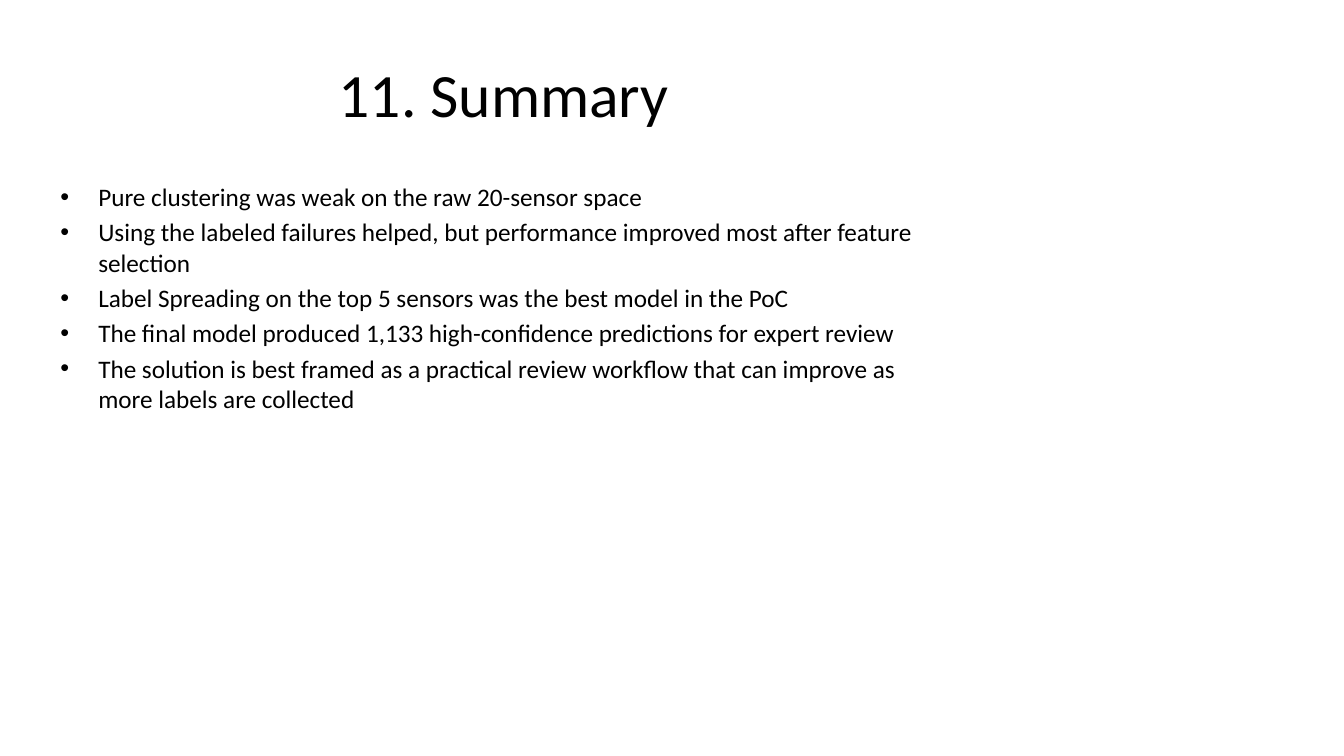
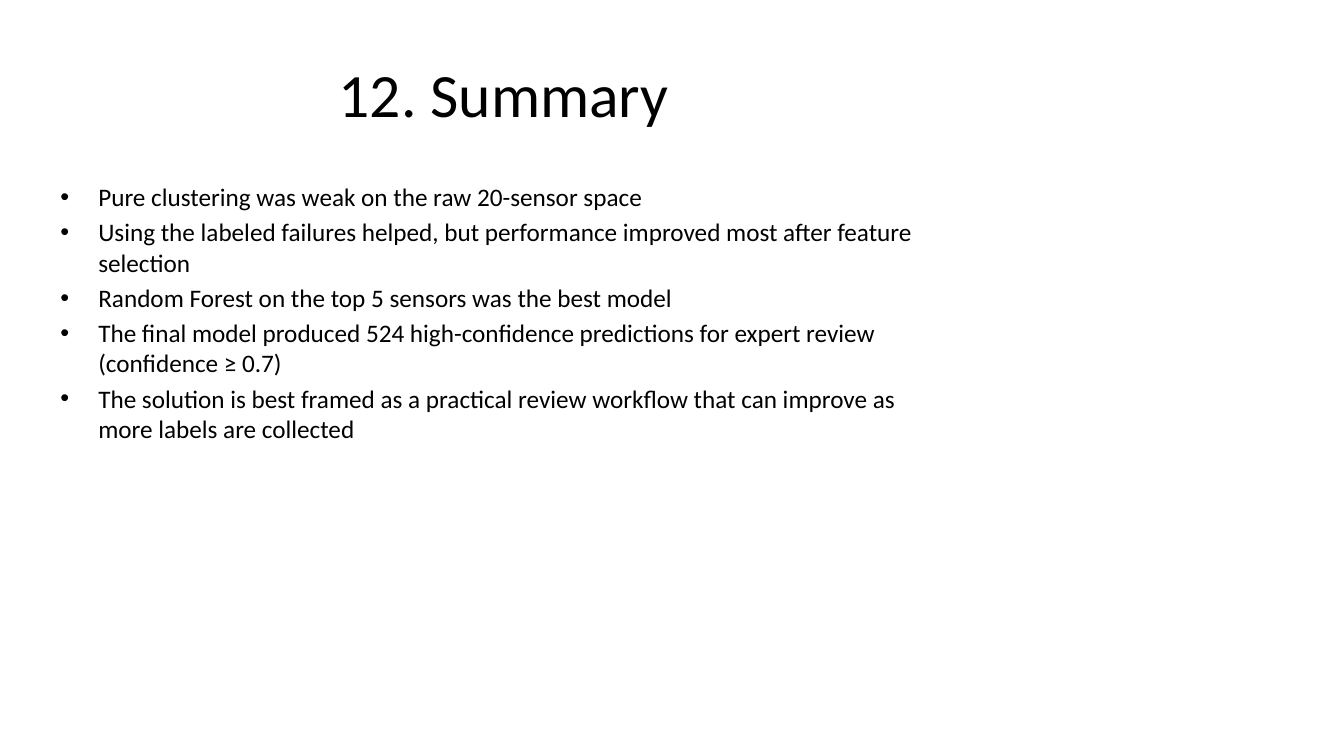
Before and after one commit to hadareal/sensor-failure-clustering, a slide deck: slide 13 of presentation/ML6_machine_failure_presentation_final.pptx (slide 12 before the commit). Drawn at 1344x756 pixels with LibreOffice and Linux fonts; fonts in the diff are those of the drawing. Boxes give left, top, right and bottom in pixels: in the first picture for what was removed or moved away, otherwise in the second. Text is boxed around its words. In the diff, an @@ line names an element or a change of style, - is before the commit and + after.

Commit message:
Add supervised baselines and select Random Forest

```diff
--- a/presentation/ML6_machine_failure_presentation_final.pptx
+++ b/presentation/ML6_machine_failure_presentation_final.pptx
@@ title at box(339, 77, 668, 127): text changed @@
-11. Summary
+12. Summary
@@ text at box(98, 289, 874, 376): text changed @@
-• Label Spreading on the top 5 sensors was the best model in the PoC
-• The final model produced 1,133 high-confidence predictions for expert review
+• Random Forest on the top 5 sensors was the best model
+• The final model produced 524 high-confidence predictions for expert review (confidence ≥ 0.7)
```
Also in this commit, not shown: 10 other slides changed, 1 slide added, 4 other files.
